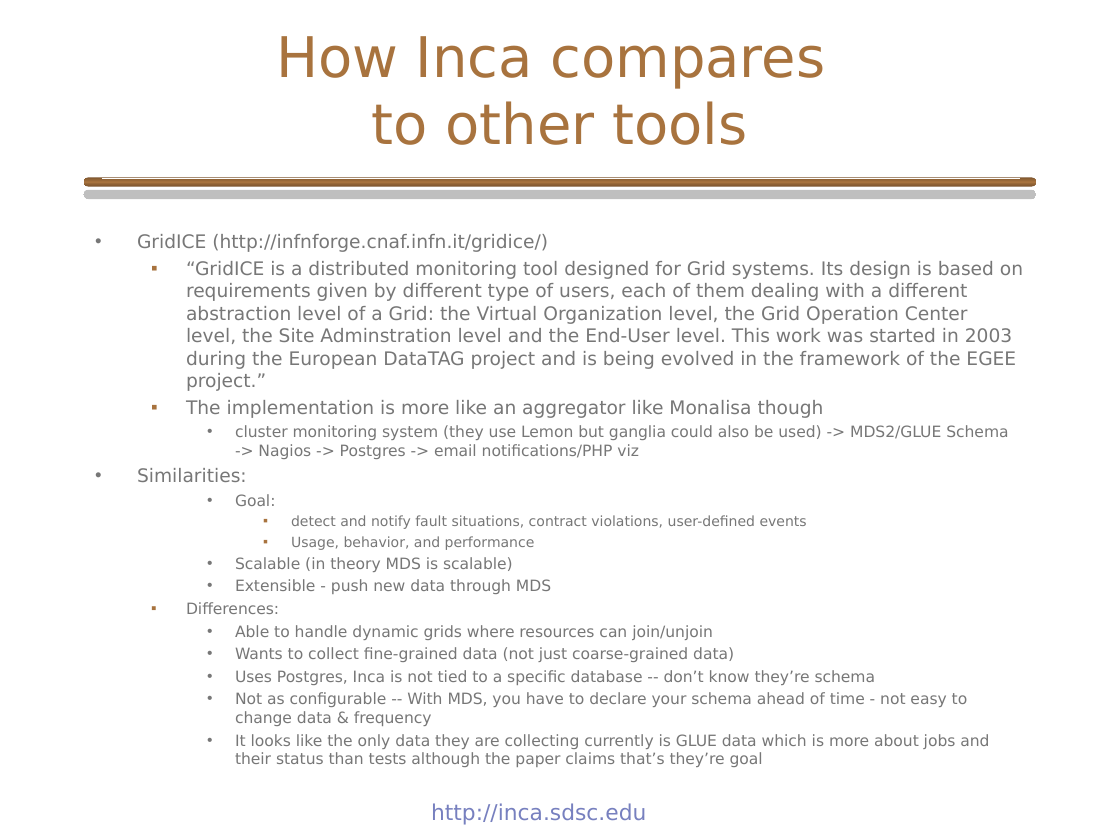
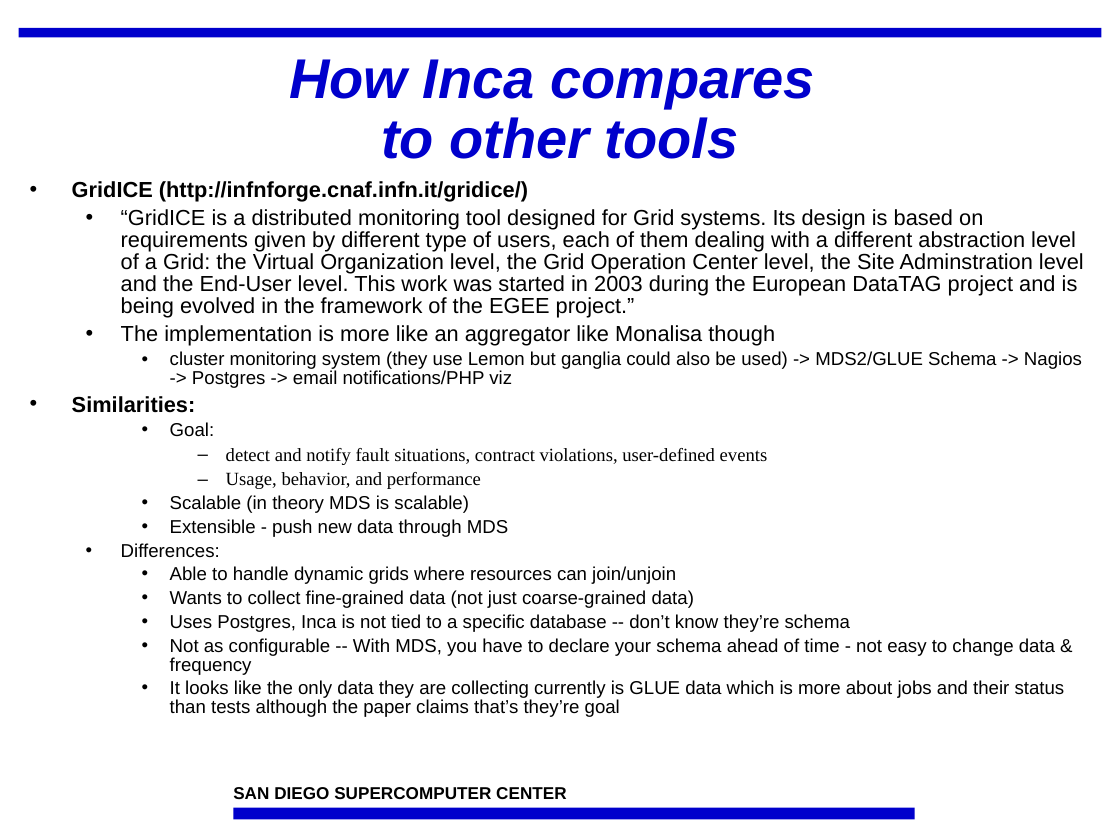
Before and after one commit to IncaProject/inca-xsede, a slide deck: slide 32 of talks/inca_sc05.ppt (slide 25 before the commit). Drawn at 1120x840 pixels with LibreOffice and Linux fonts; fonts in the diff are those of the drawing; background and template pictures are left out. Boxes give left, top, right and bottom in pixels: in the first picture for what was removed or moved away, otherwise in the second. Text is boxed around its words. In the diff, an @@ line names an element or a change of style, - is before the commit and + after.

```diff
--- a/talks/inca_sc05.ppt
+++ b/talks/inca_sc05.ppt
@@ rectangle added at bbox=[19, 28, 1102, 37], fill #0000CC @@
@@ title "How Inca compares to other ...": place and size @@
-title "How Inca compares to other ..." at bbox=[276, 36, 826, 145]
+title "How Inca compares to other ..." at bbox=[289, 59, 814, 159]
@@ title "How Inca compares to other ..." at bbox=[289, 59, 814, 159]: font DejaVu Sans to Arial, text colour #A8733E to #0000CC, bold on, italic on; line spacing 1 to 0.9 @@
@@ text "GridICE (http://infnforge.cnaf.infn.it/gridice/)": place and size @@
-text "GridICE (http://infnforge.cnaf.infn.it/gridice/)" at bbox=[137, 234, 1023, 767]
+text "GridICE (http://infnforge.cnaf.infn.it/gridice/)" at bbox=[72, 181, 1084, 717]
@@ text "GridICE (http://infnforge.cnaf.infn.it/gridice/)" at bbox=[72, 181, 1084, 717]: size 12 to 14 pt in "GridICE (http://infnforge.cnaf.infn.it/gridice/)", "“GridICE is a distributed monitoring tool designed ...", "The implementation is more like an aggregator ...", "Similarities:"; font DejaVu Sans to Arial, text colour #777777 to #000000; bold on in "GridICE (http://infnforge.cnaf.infn.it/gridice/)", "Similarities:"; size 10 to 12 pt in "cluster monitoring system (they use Lemon but ...", "Goal:", "Scalable (in theory MDS is scalable)", "Extensible - push new data through MDS" and 6 more places; size 9 to 12 pt, font DejaVu Sans to Times New Roman in "detect and notify fault situations, contract violations, ...", "Usage, behavior, and performance"; line spacing 1 to 0.85; bullet colour #777777 to #000000; bullet ▪ to •; bullet colour #A8733E to #000000; bullet ▪ to –; line spacing 1 to 0.9 @@
@@ rounded rectangle removed at bbox=[84, 177, 1036, 186] @@
@@ rounded rectangle removed at bbox=[102, 178, 1020, 179] @@
@@ rectangle added at bbox=[233, 808, 914, 820], fill #0000CC @@
@@ text added at bbox=[233, 787, 566, 799], 11 pt, text #000000, bold @@
+SAN DIEGO SUPERCOMPUTER CENTER
@@ text removed at bbox=[431, 803, 646, 825] @@
-http://inca.sdsc.edu
```
Also in this commit, not shown: 23 other slides changed, 11 slides added, 3 slides removed.
